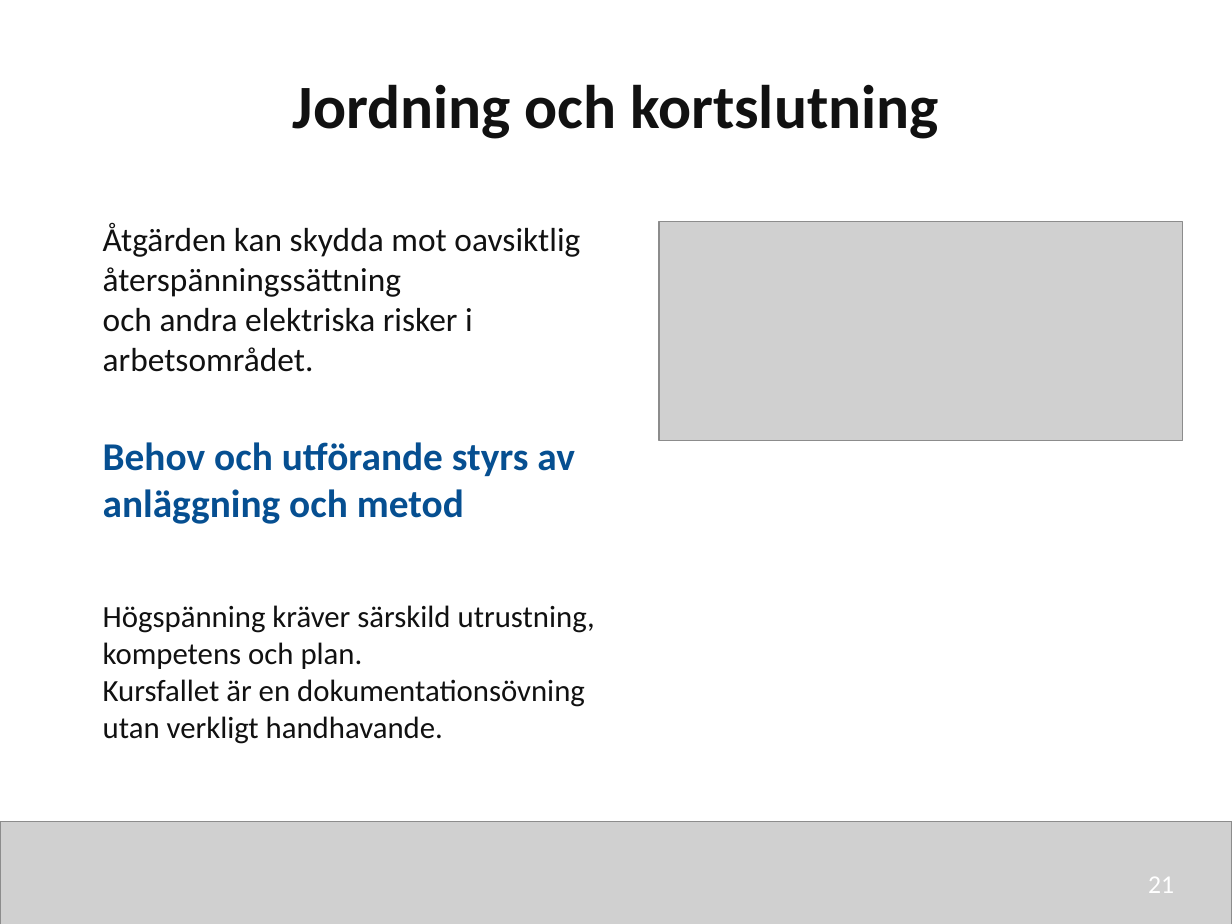
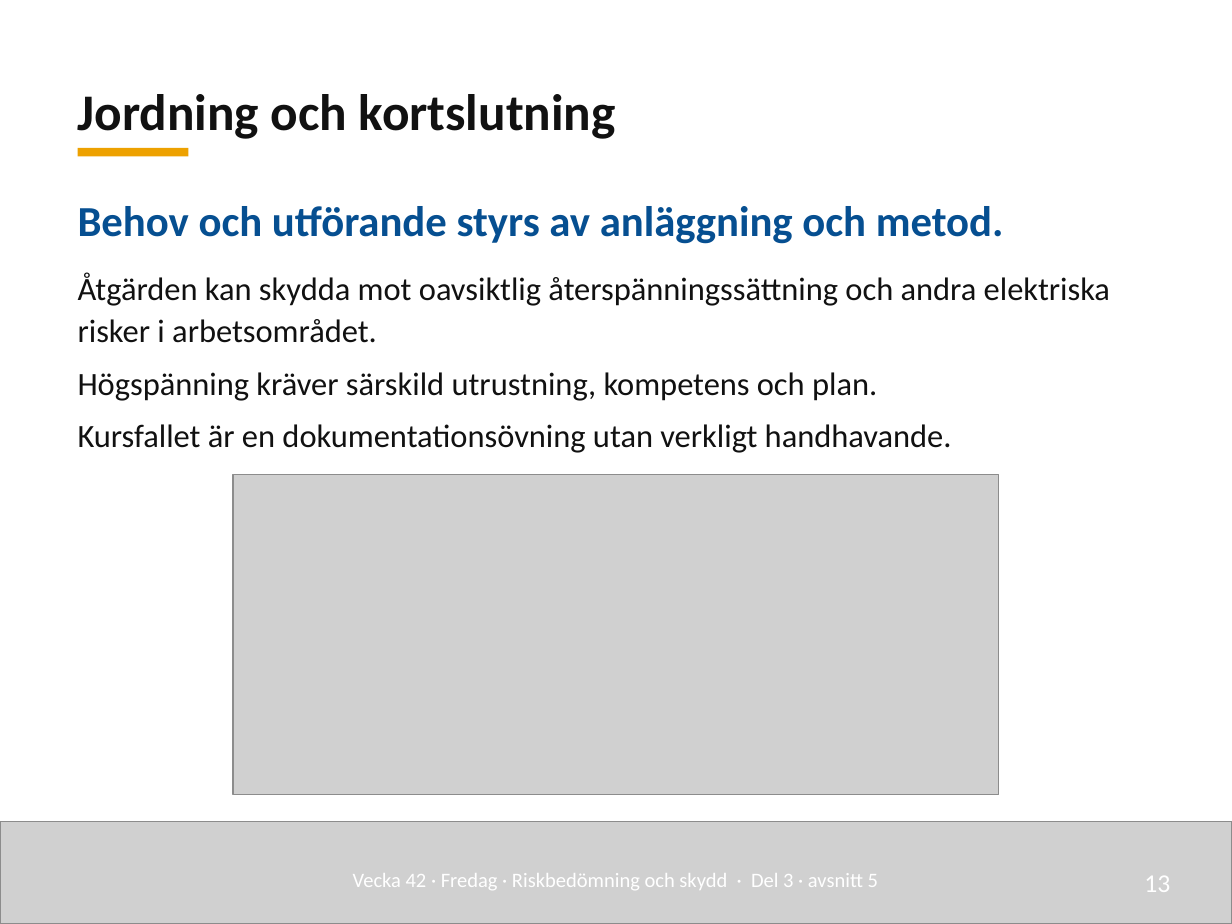
Before and after one commit to nj22az/nj22az.github.io, a slide deck: slide 13 of sjoskolan/vecka-42/aktuell/v42_03_Riskbedomning_och_skydd_elev.pptx (slide 21 before the commit). Drawn at 1232x924 pixels with LibreOffice and Linux fonts; fonts in the diff are those of the drawing; grey boxes stand for pictures. Boxes give left, top, right and bottom in pixels: in the first picture for what was removed or moved away, otherwise in the second. Text is boxed around its words. In the diff, an @@ line names an element or a change of style, - is before the commit and + after.

```diff
--- a/sjoskolan/vecka-42/aktuell/v42_03_Riskbedomning_och_skydd_elev.pptx
+++ b/sjoskolan/vecka-42/aktuell/v42_03_Riskbedomning_och_skydd_elev.pptx
@@ text "Jordning och kortslutning": place and size @@
-text "Jordning och kortslutning" at <box>293,84,938,139</box>
+text "Jordning och kortslutning" at <box>78,94,616,139</box>
@@ text "Jordning och kortslutning" at <box>78,94,616,139</box>: size 36 to 30 pt; alignment centre to left; line spacing 1 to 1.08; vertical alignment top to bottom @@
@@ rectangle added at <box>78,148,188,156</box>, fill #EDA100 @@
@@ text at <box>78,206,1110,453</box>: text changed; size 19.5 to 19 pt @@
-Åtgärden kan skydda mot oavsiktlig återspänningssättning
-och andra elektriska risker i arbetsområdet.
+Behov och utförande styrs av anläggning och metod.
+Åtgärden kan skydda mot oavsiktlig återspänningssättning och andra elektriska risker i arbetsområdet.
+Högspänning kräver särskild utrustning, kompetens och plan.
+Kursfallet är en dokumentationsövning utan verkligt handhavande.
@@ text removed at <box>103,442,575,524</box> @@
-Behov och utförande styrs av anläggning och metod
@@ picture: place and size @@
-picture at <box>659,222,1183,441</box>
+picture at <box>233,474,999,795</box>
@@ text removed at <box>103,605,595,744</box> @@
-Högspänning kräver särskild utrustning, kompetens och plan.
-Kursfallet är en dokumentationsövning utan verkligt handhavande.
@@ text added at <box>353,873,878,890</box>, 12 pt, text #FFFFFF @@
+Vecka 42 · Fredag · Riskbedömning och skydd · Del 3 · avsnitt 5
@@ text added at <box>1144,876,1170,892</box>, 15 pt, text #FFFFFF @@
+13
@@ text removed at <box>1148,877,1174,893</box> @@
-21
```
Also in this commit, not shown: 9 other slides changed, 11 slides added, 26 slides removed, 49 other files.
